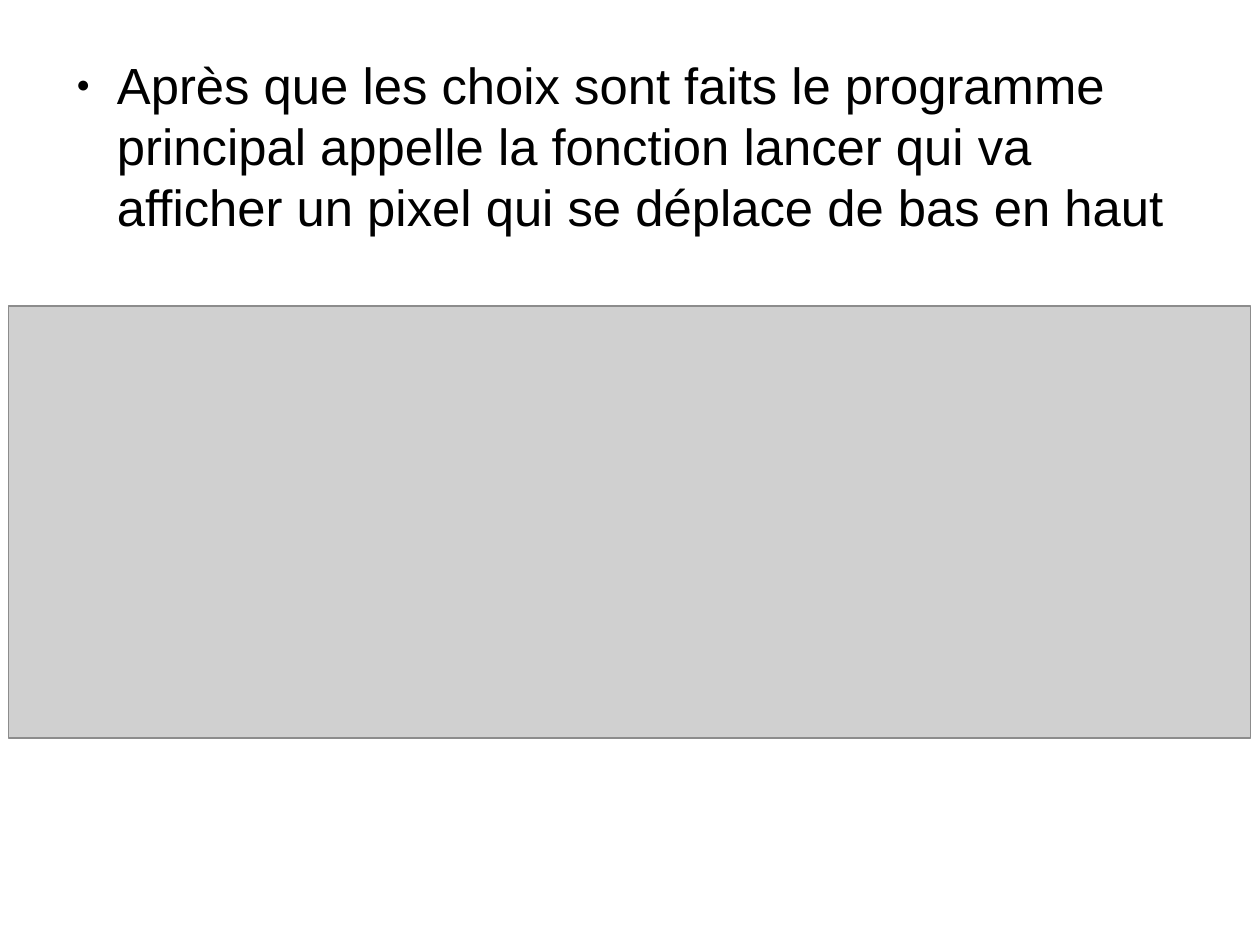
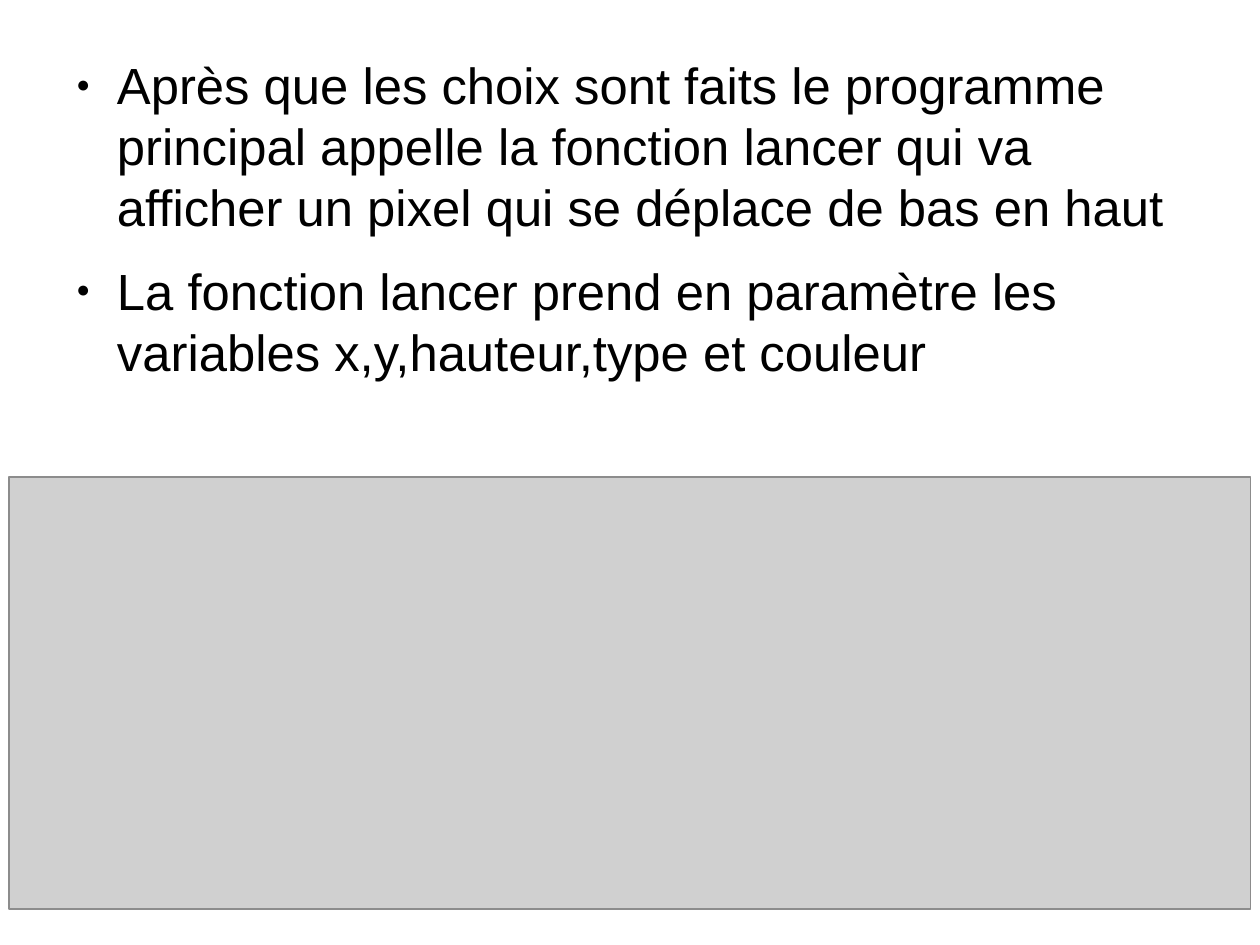
Before and after one commit to chuchodal/diapo-mini-projet, a slide deck: slide 7 of diapo_mini_projet.odp. Drawn at 1260x945 pixels with LibreOffice and Linux fonts; fonts in the diff are those of the drawing; grey boxes stand for pictures. Boxes give left, top, right and bottom in pixels: in the first picture for what was removed or moved away, otherwise in the second. Text is boxed around its words. In the diff, an @@ line names an element or a change of style, - is before the commit and + after.

```diff
--- a/diapo_mini_projet.odp
+++ b/diapo_mini_projet.odp
@@ text at <box>117,272,1057,381</box>: paragraph added @@
+● La fonction lancer prend en paramètre les variables x,y,hauteur,type et couleur
@@ picture: place and size @@
-picture at <box>9,306,1252,739</box>
+picture at <box>9,477,1252,909</box>
```
Also in this commit, not shown: 4 other slides changed, 6 slides added, 1 slide removed.
